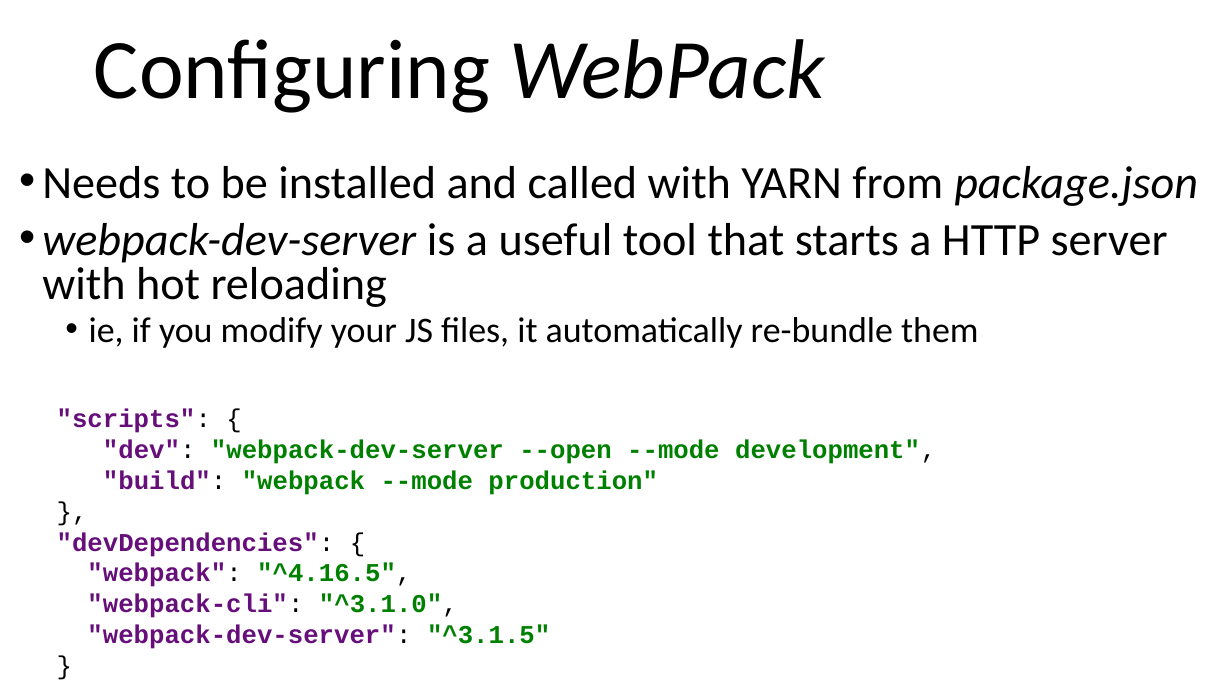
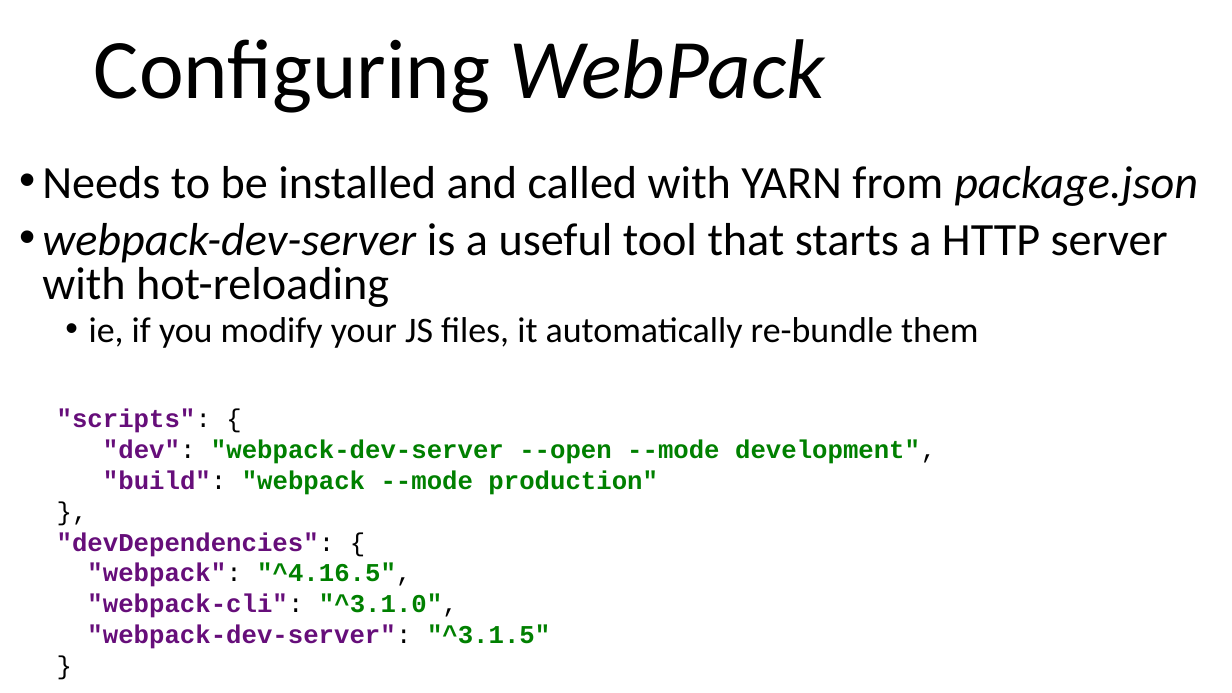
Before and after one commit to arcuri82/web_development_and_api_design, a slide deck: slide 25 of docs/slides/lesson_02.pptx. Drawn at 1232x693 pixels with LibreOffice and Linux fonts; fonts in the diff are those of the drawing. Boxes give left, top, right and bottom in pixels: in the first picture for what was removed or moved away, otherwise in the second. Text is boxed around its words. In the diff, an @@ line names an element or a change of style, - is before the commit and + after.

```diff
--- a/docs/slides/lesson_02.pptx
+++ b/docs/slides/lesson_02.pptx
@@ text at (x1=42, y1=223, x2=1168, y2=307): text changed @@
-• webpack-dev-server is a useful tool that starts a HTTP server with hot reloading
+• webpack-dev-server is a useful tool that starts a HTTP server with hot-reloading
```
Also in this commit, not shown: 3 other slides changed, 4 other files.
